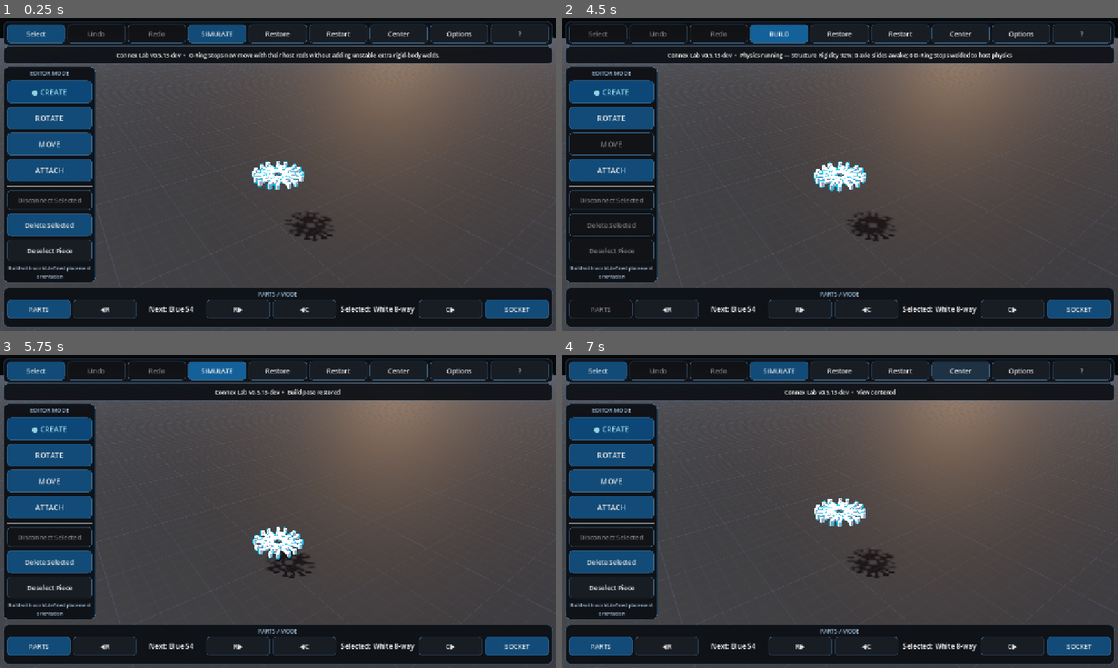
Above: before the commit, frames 1-4 (two rows, left to right).
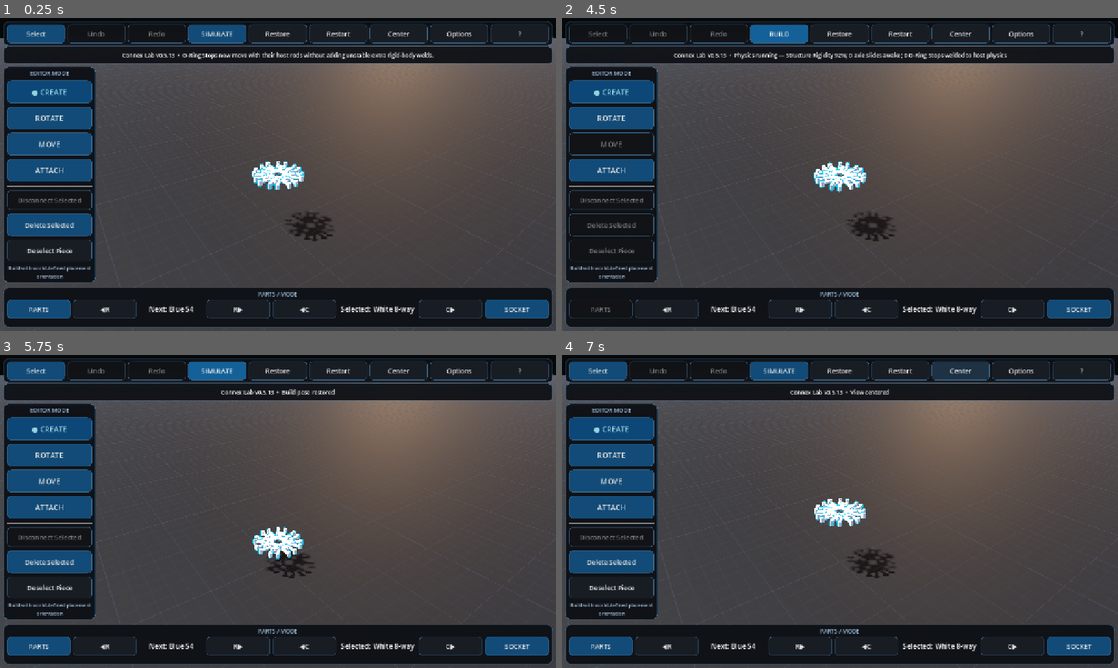
Above: after the commit, the same moments.

Repository: pixel375/connex
Game: Godot game, scene res://Main.tscn
The game is run twice, just before and just after one commit, with the same random seed, the same clock (stepped at 60 frames per second) and the same inputs.
Inputs:
- Up to frame 1 (0.25 s): no input
- Up to frame 2 (4.5 s): click "Restart" at 0.5 s; click "Restart" at 1.25 s; click "Restart" at 2 s; click "Select" at 2.75 s; click "SELECT…" at 3.5 s; click "SIMULATE" at 4.25 s
- Up to frame 3 (5.75 s): click "BUILD" at 5 s
- Up to frame 4 (7 s): click "Restore" at 5.75 s; click "Center" at 6.5 s

The runs differ from the first frame. In frame 1, 0.6% of the frame differs, in the area x 21-79%, y 10-14%; in frame 2, 0.7%, in the area x 19-81%, y 10-14%; in frame 3, 0.2%; in frame 4, 0.2%.

Commit message:
release: finalize v0.5.13 runtime

Diff:
--- a/scripts/main_v068.gd
+++ b/scripts/main_v068.gd
@@ -1,6 +1,6 @@
 extends "res://scripts/main_v067.gd"
 
-const VERSION_068 := "0.5.13-dev"
+const VERSION_068 := "0.5.13"
 const RUNAWAY_LINEAR_TRIGGER_V068 := 42.0
 const RUNAWAY_ANGULAR_TRIGGER_V068 := 55.0
 const RUNAWAY_LINEAR_RECOVER_V068 := 18.0
@@ -103,8 +103,6 @@
 		ring.collision_mask = 0
 		ring.continuous_cd = false
 
-		# Make the visible ring a direct transform child of the host rod. This is
-		# deterministic and cannot lag one physics frame behind the host.
 		ring.reparent(rod, true)
 		ring.transform = local_transform
 		prepared += 1
